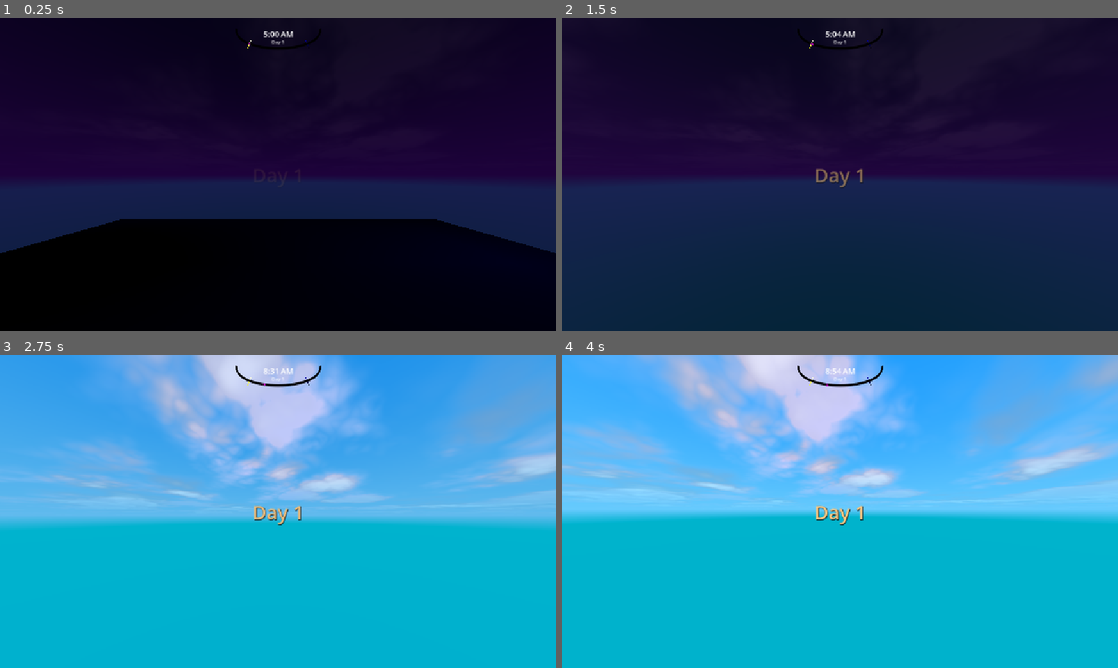
Above: before the commit, frames 1-4 (two rows, left to right).
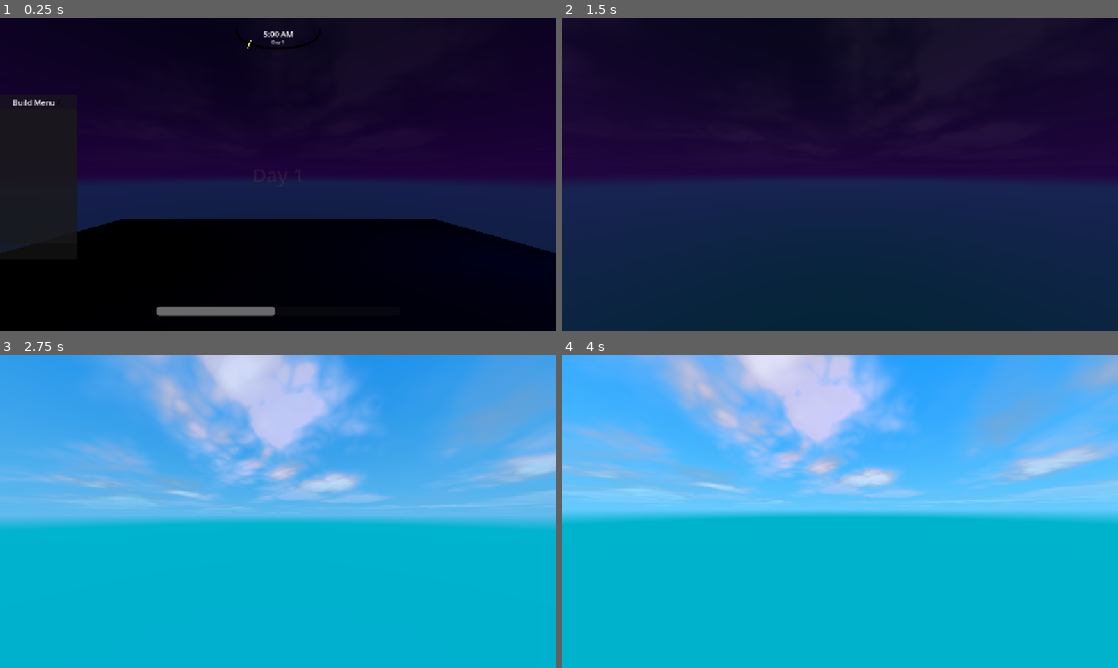
Above: after the commit, the same moments.

Repository: InfiniCubeStudio/Refense
Game: Godot game, scene res://maps/level.tscn
Same seed, same stepped clock (60 frames per second), same inputs: the game is played once before the commit and once after it.
Inputs (mouse positions are in pixels of both pictures, inside the frame that each line leads up to):
- Up to frame 1 (0.25 s): no input
- Up to frame 2 (1.5 s): tap Enter (ui_accept) at 0.5, 0.77 s; move the mouse to (867, 174) at 0.52 s; hold W (up) from 0.53 s (still down); tap ` (hide_hud, bound only after the commit) at 0.6, 1.35 s; move the mouse to (812, 174) at 1.27 s
- Up to frame 3 (2.75 s): keep holding W (up); tap Enter (ui_accept) at 1.52, 2 s; move the mouse to (289, 505) at 2.02 s; hold Backspace from 2.03 s (still down); tap ` (hide_hud, bound only after the commit) at 2.3 s
- Up to frame 4 (4 s): keep holding W (up); move the mouse to (834, 517) at 2.77 s; release Backspace at 2.78 s; tap ` (hide_hud, bound only after the commit) at 2.85, 3.6 s; tap Enter (ui_accept) at 3.02, 3.5, 3.77 s; move the mouse to (878, 514) at 3.52 s

The runs differ from the first frame. In frame 1, 4.8% of the frame differs, in the area x 0-50%, y 7-96%; in frame 2, 0.4%; in frame 3, 0.5%; in frame 4, 0.5%.

Commit message:
added build menu and health

Diff:
--- a/maps/level.tscn
+++ b/maps/level.tscn
@@ -1,7 +1,7 @@
 [gd_scene load_steps=7 format=3 uid="uid://dhb6imave8a4x"]
 
 [ext_resource type="PackedScene" uid="uid://boyeftqyb1rqe" path="res://player/player.tscn" id="1_d2brg"]
-[ext_resource type="Environment" uid="uid://dqtc5x4iyeifw" path="res://maps/environment.tres" id="2_abrso"]
+[ext_resource type="Environment" uid="uid://dqtc5x4iyeifw" path="res://maps/resources/environment.tres" id="2_abrso"]
 
 [sub_resource type="BoxShape3D" id="BoxShape3D_gynrd"]
 size = Vector3(10, 0.1, 10)
--- a/player/player.tscn
+++ b/player/player.tscn
@@ -1,38 +1,13 @@
-[gd_scene load_steps=13 format=3 uid="uid://boyeftqyb1rqe"]
+[gd_scene load_steps=5 format=3 uid="uid://boyeftqyb1rqe"]
 
 [ext_resource type="Script" uid="uid://tjl0dhj5jgm8" path="res://scripts/player.gd" id="1_oul6g"]
-[ext_resource type="Script" uid="uid://vsvc7votvkka" path="res://scripts/time.gd" id="2_rkbax"]
-[ext_resource type="Texture2D" uid="uid://bg204ccxtqst" path="res://maps/Untitled.svg" id="3_g1dw6"]
-[ext_resource type="Script" uid="uid://bl2dubb2kqc4r" path="res://maps/resources/fade_text.gd" id="4_yw30f"]
+[ext_resource type="PackedScene" uid="uid://dorvikif2db7t" path="res://ui/hud.tscn" id="2_rkbax"]
 
 [sub_resource type="CapsuleShape3D" id="CapsuleShape3D_sh265"]
 radius = 0.4
 height = 1.8
 
 [sub_resource type="CapsuleMesh" id="CapsuleMesh_oul6g"]
-
-[sub_resource type="Curve2D" id="Curve2D_oul6g"]
-_data = {
-"points": PackedVector2Array(0, 0, 0, 0, 2, 12, -90, 0, 90, 0, 90, 51, 0, 0, 0, 0, 178, 12)
-}
-point_count = 3
-
-[sub_resource type="PlaceholderTexture2D" id="PlaceholderTexture2D_rkbax"]
-size = Vector2(5, 5)
-
-[sub_resource type="Gradient" id="Gradient_rkbax"]
-colors = PackedColorArray(1, 1, 1, 1, 1, 1, 0, 1)
-
-[sub_resource type="GradientTexture1D" id="GradientTexture1D_g1dw6"]
-gradient = SubResource("Gradient_rkbax")
-width = 20
-
-[sub_resource type="Gradient" id="Gradient_g1dw6"]
-colors = PackedColorArray(0, 0, 0, 1, 0.00530208, 0, 0.704224, 1)
-
-[sub_resource type="GradientTexture1D" id="GradientTexture1D_yw30f"]
-gradient = SubResource("Gradient_g1dw6")
-width = 20
 
 [node name="Player" type="CharacterBody3D"]
 script = ExtResource("1_oul6g")
@@ -48,114 +23,4 @@
 transform = Transform3D(0.8, 0, 0, 0, 0.9, 0, 0, 0, 0.8, 0, 0, 0)
 mesh = SubResource("CapsuleMesh_oul6g")
 
-[node name="UI" type="Control" parent="."]
-layout_mode = 3
-anchors_preset = 15
-anchor_right = 1.0
-anchor_bottom = 1.0
-grow_horizontal = 2
-grow_vertical = 2
-size_flags_horizontal = 3
-size_flags_vertical = 6
-
-[node name="Clock" type="Control" parent="UI"]
-layout_mode = 1
-anchors_preset = 5
-anchor_left = 0.5
-anchor_right = 0.5
-offset_top = -15.0
-offset_bottom = -15.0
-grow_horizontal = 2
-size_flags_horizontal = 3
-size_flags_vertical = 3
-script = ExtResource("2_rkbax")
-
-[node name="clock" type="Sprite2D" parent="UI/Clock"]
-position = Vector2(0, 58)
-scale = Vector2(0.64, 1)
-texture = ExtResource("3_g1dw6")
-
-[node name="Path2D" type="Path2D" parent="UI/Clock"]
-position = Vector2(-90, 26)
-curve = SubResource("Curve2D_oul6g")
-
-[node name="time" type="PathFollow2D" parent="UI/Clock/Path2D"]
-position = Vector2(2, 12)
-rotates = false
-
-[node name="Sprite2D" type="Sprite2D" parent="UI/Clock/Path2D/time"]
-texture = SubResource("PlaceholderTexture2D_rkbax")
-
-[node name="dayMarker" type="PathFollow2D" parent="UI/Clock/Path2D"]
-position = Vector2(30.1213, 42.1081)
-rotation = 0.421143
-progress = 43.5058
-rotates = false
-cubic_interp = false
-loop = false
-
-[node name="Sprite2D" type="Sprite2D" parent="UI/Clock/Path2D/dayMarker"]
-rotation = 1.57079
-texture = SubResource("GradientTexture1D_g1dw6")
-
-[node name="nightMarker" type="PathFollow2D" parent="UI/Clock/Path2D"]
-position = Vector2(149.879, 42.1081)
-rotation = -0.421143
-progress = 165.255
-rotates = false
-cubic_interp = false
-loop = false
-
-[node name="Sprite2D" type="Sprite2D" parent="UI/Clock/Path2D/nightMarker"]
-rotation = -1.57079
-texture = SubResource("GradientTexture1D_yw30f")
-
-[node name="timer" type="Label" parent="UI/Clock"]
-layout_mode = 1
-anchors_preset = 5
-anchor_left = 0.5
-anchor_right = 0.5
-offset_left = -16.0
-offset_top = 36.0
-offset_right = 16.0
-offset_bottom = 59.0
-grow_horizontal = 2
-text = "0:00"
-horizontal_alignment = 1
-vertical_alignment = 1
-
-[node name="day" type="Label" parent="UI/Clock"]
-layout_mode = 1
-anchors_preset = 5
-anchor_left = 0.5
-anchor_right = 0.5
-offset_left = -16.0
-offset_top = 52.0
-offset_right = 16.0
-offset_bottom = 75.0
-grow_horizontal = 2
-theme_override_font_sizes/font_size = 10
-text = "Day 1"
-horizontal_alignment = 1
-vertical_alignment = 1
-
-[node name="next_day_text" type="Label" parent="UI"]
-layout_mode = 1
-anchors_preset = 8
-anchor_left = 0.5
-anchor_top = 0.5
-anchor_right = 0.5
-anchor_bottom = 0.5
-offset_left = -122.0
-offset_top = -27.5
-offset_right = 122.0
-offset_bottom = 27.5
-grow_horizontal = 2
-grow_vertical = 2
-theme_override_colors/font_color = Color(1, 0.801705, 0.526219, 1)
-theme_override_colors/font_shadow_color = Color(0, 0, 0, 1)
-theme_override_font_sizes/font_size = 40
-text = "Dawn of Day"
-horizontal_alignment = 1
-vertical_alignment = 1
-script = ExtResource("4_yw30f")
+[node name="hud" parent="." instance=ExtResource("2_rkbax")]
--- a/project.godot
+++ b/project.godot
@@ -42,6 +42,16 @@
 "events": [Object(InputEventKey,"resource_local_to_scene":false,"resource_name":"","device":-1,"window_id":0,"alt_press …(192 unchanged characters)…
 ]
 }
+hide_hud={
+"deadzone": 0.2,
+"events": [Object(InputEventKey,"resource_local_to_scene":false,"resource_name":"","device":-1,"window_id":0,"alt_pressed":false,"shift_pressed":false,"ctrl_pressed":false,"meta_pressed":false,"pressed":false,"keycode":0,"physical_keycode":96,"key_label":0,"unicode":96,"location":0,"echo":false,"script":null)
+]
+}
+toggle_build_menu={
+"deadzone": 0.2,
+"events": [Object(InputEventKey,"resource_local_to_scene":false,"resource_name":"","device":-1,"window_id":0,"alt_pressed":false,"shift_pressed":false,"ctrl_pressed":false,"meta_pressed":false,"pressed":false,"keycode":0,"physical_keycode":70,"key_label":0,"unicode":102,"location":0,"echo":false,"script":null)
+]
+}
 
 [rendering]
 
--- a/scripts/player.gd
+++ b/scripts/player.gd
@@ -3,6 +3,15 @@
 const SPEED = 5.0
 const JUMP_VELOCITY = 4.5
 const SENSITIVITY = 0.002
+
+var health = 25.0
+var health_max = 50.0
+var health_regen = .05
+var health_regen_delay = 3
+
+var time_since_damaged = 0
+
+var build_menu_open = true
 
 # Bobbing settings
 const BOB_FREQUENCY = 15.0        # Speed of bob cycle
@@ -19,8 +28,13 @@
 	if event is InputEventMouseMotion:
 		$Camera.rotation.x = clamp($Camera.rotation.x - event.relative.y * SENSITIVITY, -1.5, 1.5)
 		rotation.y -= event.relative.x * SENSITIVITY
+	if Input.is_action_just_pressed("hide_hud"):
+		$hud.hide()
+	if Input.is_action_just_pressed("toggle_build_menu"):
+		toggle_build_menu()
 
 func _physics_process(delta: float) -> void:
+	time_since_damaged += delta*$hud/clock.day_speed
 	if not is_on_floor():
 		velocity += get_gravity() * delta
 
@@ -49,3 +63,22 @@
 		# Smoothly reset position when idle
 		$Camera.position.y = lerp($Camera.position.y, default_camera_position.y, delta * 5.0)
 		$Camera.position.x = lerp($Camera.position.x, default_camera_position.x, delta * 5.0)
+
+	update_health(delta)
+
+func update_health(delta):
+	if time_since_damaged >= health_regen_delay:
+		health += (health_regen*delta)*$hud/clock.day_speed
+		print(health)
+	$hud/healthbar.value = lerpf($hud/healthbar.value, health/health_max*100, .2);
+
+func take_damage(damage):
+	time_since_damaged = 0
+	health -= damage
+
+func toggle_build_menu():
+	build_menu_open = !build_menu_open
+	if build_menu_open:
+		$hud/build_menu/animations.play("toggle_build_menu")
+	else:
+		$hud/build_menu/animations.play_backwards("toggle_build_menu")
--- /dev/null
+++ b/ui/hud.tscn
@@ -0,0 +1,236 @@
+[gd_scene load_steps=14 format=3 uid="uid://dorvikif2db7t"]
+
+[ext_resource type="Script" uid="uid://vsvc7votvkka" path="res://scripts/time.gd" id="1_7ihmi"]
+[ext_resource type="Texture2D" uid="uid://bg204ccxtqst" path="res://assets/textures/time/clock.svg" id="2_en2x2"]
+[ext_resource type="Texture2D" uid="uid://csafe405jgb7q" path="res://assets/textures/time/marker.png" id="3_1v5rv"]
+[ext_resource type="Script" uid="uid://bl2dubb2kqc4r" path="res://ui/scripts/fade_text.gd" id="4_q43x7"]
+[ext_resource type="Texture2D" uid="uid://c3e85sap74gpc" path="res://assets/ui/keys/scroll-wheel-icon.webp" id="5_en2x2"]
+
+[sub_resource type="Curve2D" id="Curve2D_oul6g"]
+_data = {
+"points": PackedVector2Array(0, 0, 0, 0, 2, 12, -90, 0, 90, 0, 90, 51, 0, 0, 0, 0, 178, 12)
+}
+point_count = 3
+
+[sub_resource type="Gradient" id="Gradient_rkbax"]
+colors = PackedColorArray(1, 1, 1, 1, 1, 1, 0, 1)
+
+[sub_resource type="GradientTexture1D" id="GradientTexture1D_g1dw6"]
+gradient = SubResource("Gradient_rkbax")
+width = 20
+
+[sub_resource type="Gradient" id="Gradient_g1dw6"]
+colors = PackedColorArray(0, 0, 0, 1, 0.00530208, 0, 0.704224, 1)
+
+[sub_resource type="GradientTexture1D" id="GradientTexture1D_yw30f"]
+gradient = SubResource("Gradient_g1dw6")
+width = 20
+
+[sub_resource type="Animation" id="Animation_en2x2"]
+length = 0.001
+tracks/0/type = "bezier"
+tracks/0/imported = false
+tracks/0/enabled = true
+tracks/0/path = NodePath("selection_box:position:x")
+tracks/0/interp = 1
+tracks/0/loop_wrap = true
+tracks/0/keys = {
+"handle_modes": PackedInt32Array(0),
+"points": PackedFloat32Array(0, -0.25, 0, 0.25, 0),
+"times": PackedFloat32Array(0)
+}
+
+[sub_resource type="Animation" id="Animation_7ihmi"]
+resource_name = "toggle_build_menu"
+length = 0.3
+tracks/0/type = "bezier"
+tracks/0/imported = false
+tracks/0/enabled = true
+tracks/0/path = NodePath("selection_box:position:x")
+tracks/0/interp = 1
+tracks/0/loop_wrap = true
+tracks/0/keys = {
+"handle_modes": PackedInt32Array(0, 0),
+"points": PackedFloat32Array(-160, -0.25, 0, 0.25, 0, 0, -0.25, 0, 0.25, 0),
+"times": PackedFloat32Array(0, 0.3)
+}
+
+[sub_resource type="AnimationLibrary" id="AnimationLibrary_1v5rv"]
+_data = {
+&"RESET": SubResource("Animation_en2x2"),
+&"toggle_build_menu": SubResource("Animation_7ihmi")
+}
+
+[node name="hud" type="Control"]
+texture_filter = 1
+layout_mode = 3
+anchors_preset = 15
+anchor_right = 1.0
+anchor_bottom = 1.0
+grow_horizontal = 2
+grow_vertical = 2
+size_flags_horizontal = 3
+size_flags_vertical = 6
+
+[node name="clock" type="Control" parent="."]
+layout_mode = 1
+anchors_preset = 5
+anchor_left = 0.5
+anchor_right = 0.5
+offset_top = -15.0
+offset_bottom = -15.0
+grow_horizontal = 2
+size_flags_horizontal = 3
+size_flags_vertical = 3
+script = ExtResource("1_7ihmi")
+
+[node name="clock" type="Sprite2D" parent="clock"]
+texture_filter = 6
+position = Vector2(0, 58)
+scale = Vector2(0.64, 1)
+texture = ExtResource("2_en2x2")
+
+[node name="Path2D" type="Path2D" parent="clock"]
+position = Vector2(-90, 26)
+curve = SubResource("Curve2D_oul6g")
+
+[node name="time" type="PathFollow2D" parent="clock/Path2D"]
+position = Vector2(2, 12)
+rotates = false
+
+[node name="Sprite2D" type="Sprite2D" parent="clock/Path2D/time"]
+texture = ExtResource("3_1v5rv")
+
+[node name="dayMarker" type="PathFollow2D" parent="clock/Path2D"]
+position = Vector2(30.1212, 42.1081)
+rotation = 0.421143
+progress = 43.5058
+rotates = false
+cubic_interp = false
+loop = false
+
+[node name="Sprite2D" type="Sprite2D" parent="clock/Path2D/dayMarker"]
+rotation = 1.57079
+texture = SubResource("GradientTexture1D_g1dw6")
+
+[node name="nightMarker" type="PathFollow2D" parent="clock/Path2D"]
+position = Vector2(149.879, 42.1082)
+rotation = -0.421143
+progress = 165.255
+rotates = false
+cubic_interp = false
+loop = false
+
+[node name="Sprite2D" type="Sprite2D" parent="clock/Path2D/nightMarker"]
+rotation = -1.57079
+texture = SubResource("GradientTexture1D_yw30f")
+
+[node name="timer" type="Label" parent="clock"]
+texture_filter = 6
+layout_mode = 1
+anchors_preset = 5
+anchor_left = 0.5
+anchor_right = 0.5
+offset_left = -16.0
+offset_top = 36.0
+offset_right = 16.0
+offset_bottom = 59.0
+grow_horizontal = 2
+text = "0:00"
+horizontal_alignment = 1
+vertical_alignment = 1
+
+[node name="day" type="Label" parent="clock"]
+texture_filter = 6
+layout_mode = 1
+anchors_preset = 5
+anchor_left = 0.5
+anchor_right = 0.5
+offset_left = -16.0
+offset_top = 52.0
+offset_right = 16.0
+offset_bottom = 75.0
+grow_horizontal = 2
+theme_override_font_sizes/font_size = 10
+text = "Day 1"
+horizontal_alignment = 1
+vertical_alignment = 1
+
+[node name="next_day_text" type="Label" parent="."]
+layout_mode = 1
+anchors_preset = 8
+anchor_left = 0.5
+anchor_top = 0.5
+anchor_right = 0.5
+anchor_bottom = 0.5
+offset_left = -122.0
+offset_top = -27.5
+offset_right = 122.0
+offset_bottom = 27.5
+grow_horizontal = 2
+grow_vertical = 2
+theme_override_colors/font_color = Color(1, 0.801705, 0.526219, 1)
+theme_override_colors/font_shadow_color = Color(0, 0, 0, 1)
+theme_override_font_sizes/font_size = 40
+text = "Dawn of Day"
+horizontal_alignment = 1
+vertical_alignment = 1
+script = ExtResource("4_q43x7")
+
+[node name="healthbar" type="ProgressBar" parent="."]
+layout_mode = 1
+anchors_preset = -1
+anchor_left = 0.28125
+anchor_top = 0.921296
+anchor_right = 0.71875
+anchor_bottom = 0.950617
+grow_horizontal = 2
+grow_vertical = 0
+show_percentage = false
+metadata/_edit_use_anchors_ = true
+
+[node name="build_menu" type="Control" parent="."]
+layout_mode = 2
+anchors_preset = 0
+anchor_right = 0.138021
+anchor_bottom = 1.0
+grow_vertical = 2
+
+[node name="selection_box" type="Panel" parent="build_menu"]
+layout_mode = 1
+anchors_preset = -1
+anchor_top = 0.242284
+anchor_right = 1.0
+anchor_bottom = 0.770062
+grow_horizontal = 2
+grow_vertical = 2
+metadata/_edit_use_anchors_ = true
+
+[node name="scroll_icon" type="Sprite2D" parent="build_menu/selection_box"]
+position = Vector2(124, 17)
+scale = Vector2(0.0351563, 0.0351563)
+texture = ExtResource("5_en2x2")
+
+[node name="text" type="Label" parent="build_menu/selection_box"]
+texture_filter = 6
+layout_mode = 1
+anchors_preset = 5
+anchor_left = 0.5
+anchor_right = 0.5
+offset_left = -54.5
+offset_top = 6.0
+offset_right = 34.5
+offset_bottom = 29.0
+grow_horizontal = 2
+text = "Build Menu"
+
+[node name="ItemList" type="ItemList" parent="build_menu/selection_box"]
+layout_mode = 0
+offset_top = 31.0
+offset_right = 159.0
+offset_bottom = 309.0
+
+[node name="animations" type="AnimationPlayer" parent="build_menu"]
+libraries = {
+&"": SubResource("AnimationLibrary_1v5rv")
+}
--- /dev/null
+++ b/ui/mainMenu.tscn
@@ -0,0 +1,53 @@
+[gd_scene load_steps=2 format=3 uid="uid://cetpmul0mnvdi"]
+
+[sub_resource type="GDScript" id="GDScript_l5y5b"]
+resource_name = "main_menu"
+script/source = "extends Control
+
+
+func _on_button_play_pressed() -> void:
+	pass # Replace with function body.
+
+
+func _on_button_join_pressed() -> void:
+	pass # Replace with function body.
+"
+
+[node name="menu" type="Control"]
+layout_mode = 3
+anchors_preset = 15
+anchor_right = 1.0
+anchor_bottom = 1.0
+grow_horizontal = 2
+grow_vertical = 2
+script = SubResource("GDScript_l5y5b")
+metadata/_edit_use_anchors_ = true
+
+[node name="main" type="Control" parent="."]
+layout_mode = 1
+anchors_preset = 15
+anchor_right = 1.0
+anchor_bottom = 1.0
+grow_horizontal = 2
+grow_vertical = 2
+metadata/_edit_use_anchors_ = true
+
+[node name="button_play" type="Button" parent="main"]
+layout_mode = 1
+anchors_preset = -1
+anchor_right = 0.0355903
+anchor_bottom = 0.0478395
+text = "Play"
+metadata/_edit_use_anchors_ = true
+
+[node name="button_join" type="Button" parent="main"]
+layout_mode = 1
+anchors_preset = -1
+anchor_top = 0.0478395
+anchor_right = 0.0355903
+anchor_bottom = 0.095679
+text = "Join"
+metadata/_edit_use_anchors_ = true
+
+[connection signal="pressed" from="main/button_play" to="." method="_on_button_play_pressed"]
+[connection signal="pressed" from="main/button_join" to="." method="_on_button_join_pressed"]
Renamed: maps/Untitled.svg -> assets/textures/time/clock.svg
Not shown, added: assets/textures/time/clock.svg.import
Binary file added: assets/textures/time/marker.png
Not shown, added: assets/textures/time/marker.png.import
Binary file added: assets/ui/keys/scroll-wheel-icon.webp
Not shown, changed: assets/ui/keys/scroll-wheel-icon.webp.import
Renamed: maps/environment.tres -> maps/resources/environment.tres
Renamed: maps/resources/fade_text.gd -> ui/scripts/fade_text.gd
Renamed: maps/resources/fade_text.gd.uid -> ui/scripts/fade_text.gd.uid
